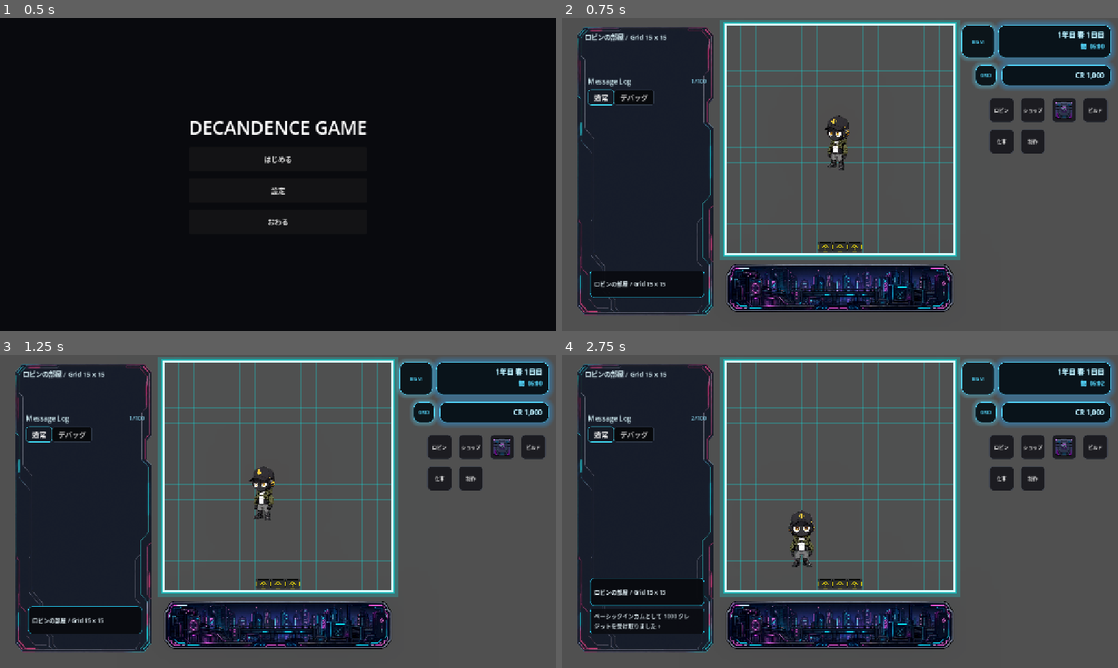
Above: before the commit, frames 1-4 (two rows, left to right).
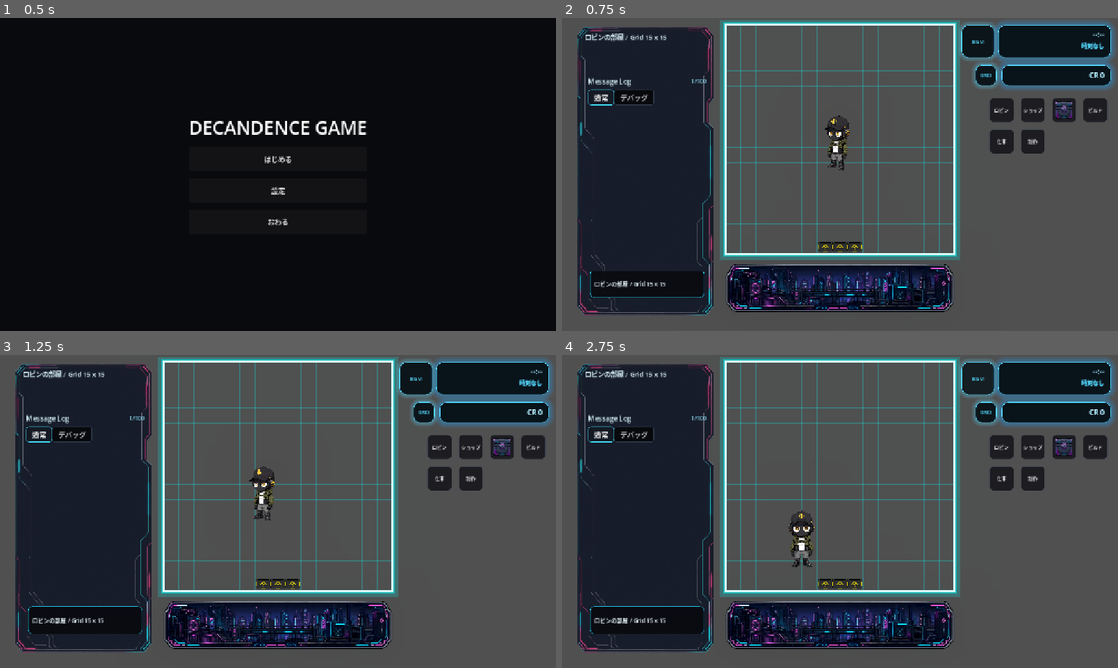
Above: after the commit, the same moments.

Repository: grimoire1089-coder/optimistic
Game: Godot game, scene res://Scenes/Boot/TitleScene.tscn
Two runs of this game, one before a commit and one after it. Both use one fixed random seed, a clock stepped at 60 frames per second and the inputs below. Sound files missing from this copy of the repository are replaced by a short silence.
Inputs:
- Up to frame 1 (0.5 s): no input
- Up to frame 2 (0.75 s): click "はじめる" at 0.5 s
- Up to frame 3 (1.25 s): no input
- Up to frame 4 (2.75 s): click "BGM" at 1.25 s; click "OFF" at 2 s

Frame 1 is identical in both runs. In frame 2, 0.3% of the frame differs, in the area x 89-98%, y 4-20%; in frame 3, 0.3%; in frame 4, 2.6%, in the area x 5-98%, y 4-90%.
Error after the commit: Parse Error: Function "_advance_one_minute()" not found in base self. (res://Scripts/Systems/Time/GameClock.gd:118)

Commit message:
Start game clock at 9 AM

Diff:
--- a/Scripts/Systems/Time/GameClock.gd
+++ b/Scripts/Systems/Time/GameClock.gd
@@ -37,7 +37,7 @@
 }
 
 @export var start_day: int = 1
-@export_range(0, 23, 1) var start_hour: int = 6
+@export_range(0, 23, 1) var start_hour: int = 9
 @export_range(0, 59, 1) var start_minute: int = 0
 
 ## 現実何秒でゲーム内1分進むか。
@@ -224,7 +224,7 @@
 
 func apply_save_data(data: Dictionary) -> void:
 	day = int(data.get("day", 1))
-	minute_of_day = int(data.get("minute_of_day", 6 * 60))
+	minute_of_day = int(data.get("minute_of_day", 9 * 60))
 	is_running = bool(data.get("is_running", true))
 	is_clock_paused = bool(data.get("is_clock_paused", false))
 
@@ -258,41 +258,3 @@
 		_last_season_id = season_id
 		_last_season_year = season_year
 		season_changed.emit(season_id, season_day, season_year)
-
-
-func _advance_one_minute() -> void:
-	var old_hour := get_hour()
-	var old_phase_id := get_phase_id()
-	var old_season_id := get_season_id()
-	var old_season_year := get_season_year()
-
-	minute_of_day += 1
-
-	if minute_of_day >= MINUTES_PER_DAY:
-		minute_of_day = 0
-		day += 1
-		day_changed.emit(day)
-
-	var new_hour := get_hour()
-	var new_phase_id := get_phase_id()
-	var new_minute := get_minute()
-	var new_season_id := get_season_id()
-	var new_season_day := get_season_day()
-	var new_season_year := get_season_year()
-
-	time_changed.emit(day, new_hour, new_minute)
-	minute_changed.emit(day, new_hour, new_minute)
-
-	if new_hour != old_hour:
-		hour_changed.emit(day, new_hour)
-
-	if new_phase_id != old_phase_id:
-		phase_changed.emit(new_phase_id)
-
-	if new_season_id != old_season_id or new_season_year != old_season_year:
-		season_changed.emit(new_season_id, new_season_day, new_season_year)
-
-	_last_hour = new_hour
-	_last_phase_id = new_phase_id
-	_last_season_id = new_season_id
-	_last_season_year = new_season_year
